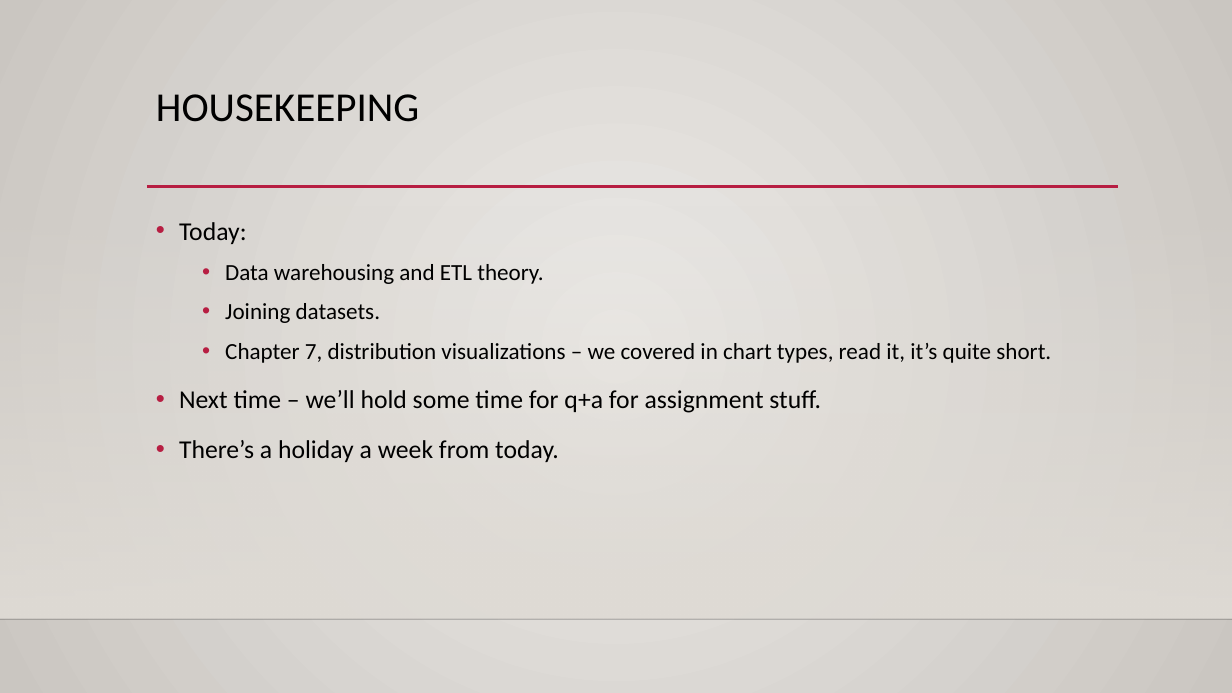
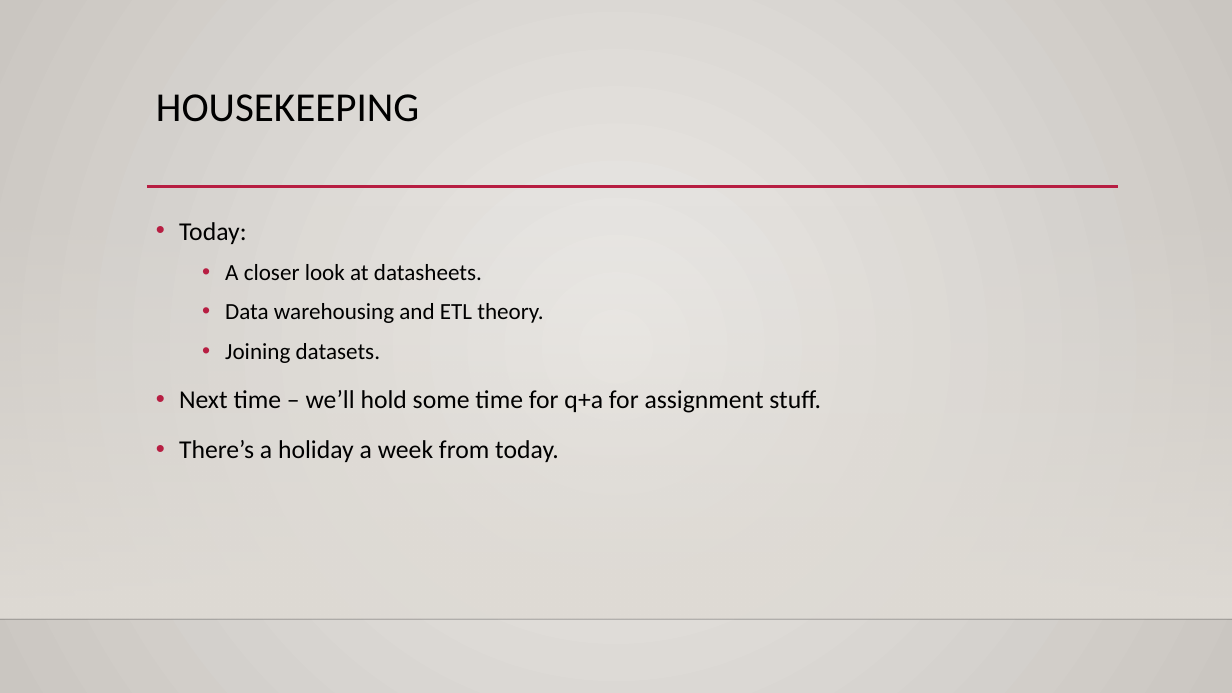
Before and after one commit to AkeemSemper/ml_datasets, a slide deck: slide 1 of slides/chapter_6_joins.pptx. Drawn at 1232x693 pixels with LibreOffice and Linux fonts; fonts in the diff are those of the drawing; background and template pictures are left out. Boxes give left, top, right and bottom in pixels: in the first picture for what was removed or moved away, otherwise in the second. Text is boxed around its words. In the diff, an @@ line names an element or a change of style, - is before the commit and + after.

```diff
--- a/slides/chapter_6_joins.pptx
+++ b/slides/chapter_6_joins.pptx
@@ text at (225, 264, 482, 280): paragraph added @@
+  • A closer look at datasheets.
@@ text at (225, 343, 1051, 363): paragraph removed @@
-  • Chapter 7, distribution visualizations – we covered in chart types, read it, it’s quite short.
```
Also in this commit, not shown: 6 other files.
